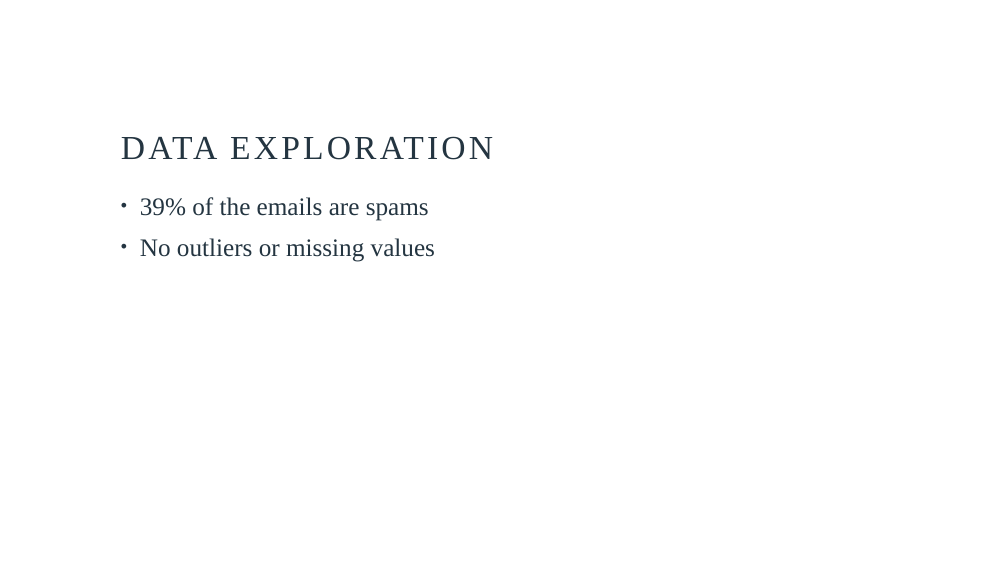
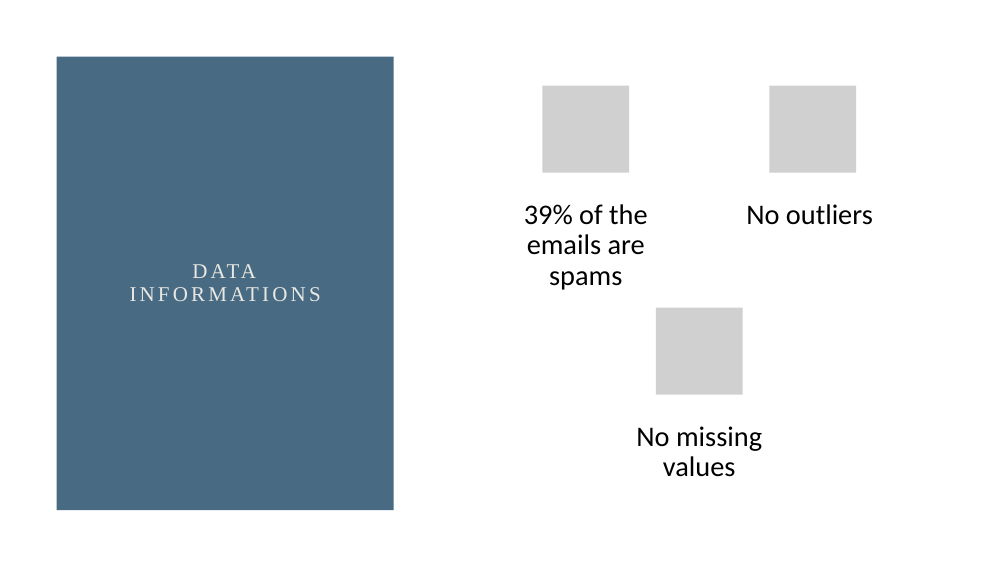
Before and after one commit to Ulysse3311/spambase, a slide deck: slide 4 of SPAMBASE.pptx. Drawn at 1008x567 pixels with LibreOffice and Linux fonts; fonts in the diff are those of the drawing; grey boxes stand for pictures. Boxes give left, top, right and bottom in pixels: in the first picture for what was removed or moved away, otherwise in the second. Text is boxed around its words. In the diff, an @@ line names an element or a change of style, - is before the commit and + after.

```diff
--- a/SPAMBASE.pptx
+++ b/SPAMBASE.pptx
@@ rectangle added at (57,57,394,510), fill #486B83 @@
@@ title "DATA INFORMATIONS" at (113,113,337,454): vertical alignment bottom to middle @@
@@ title at (121,136,493,160): text changed; size 32 to 20 pt; text colour #243541 to #E8E7E2 @@
-DATA EXPLORATION
+DATA INFORMATIONS
@@ text removed at (140,197,435,262) @@
-• 39% of the emails are spams
-• No outliers or missing values
@@ group added at (524,85,873,477): 3 pictures, 3 texts @@
+39% of the emails are spams
+No outliers
+No missing values
```
Also in this commit, not shown: 2 other slides changed, 1 slide added, 2 slides removed.
